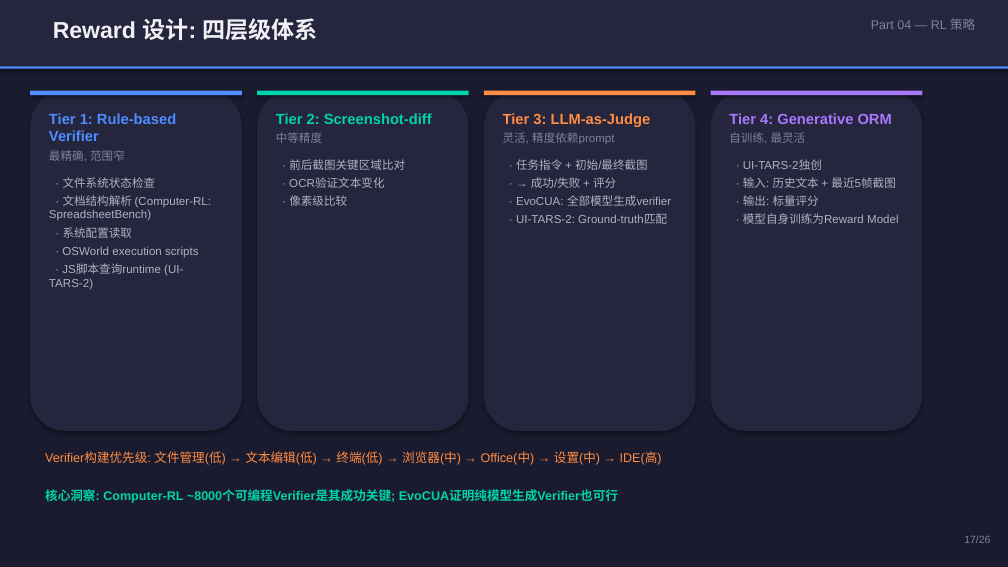
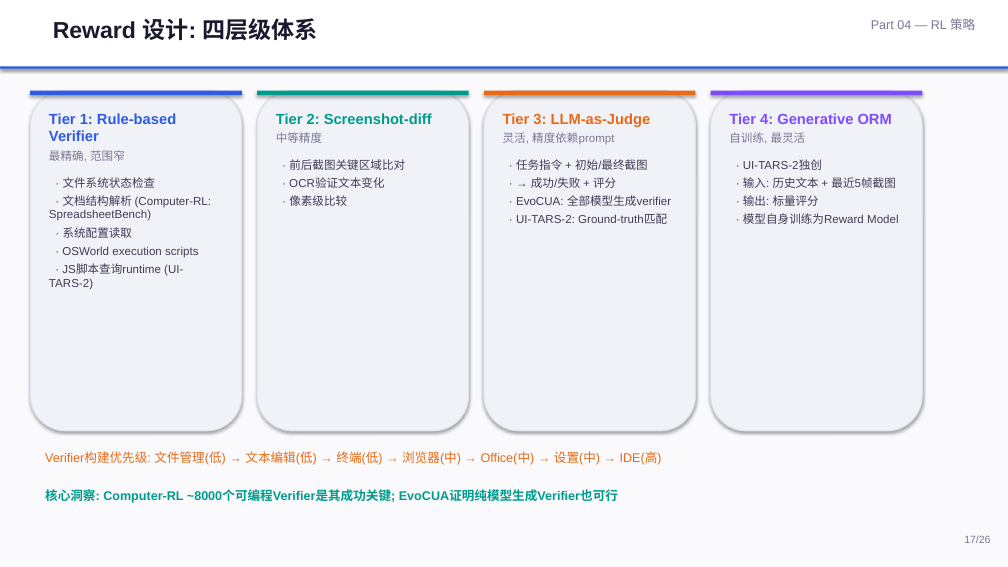
Before and after one commit to Pengxiang-Li/Cursor, a slide deck: slide 17 of CUA_Research_Report.pptx. Drawn at 1008x567 pixels with LibreOffice and Linux fonts; fonts in the diff are those of the drawing. Boxes give left, top, right and bottom in pixels: in the first picture for what was removed or moved away, otherwise in the second. Text is boxed around its words. In the diff, an @@ line names an element or a change of style, - is before the commit and + after.

```diff
--- a/CUA_Research_Report.pptx
+++ b/CUA_Research_Report.pptx
@@ background #1B1B2F to #FAFAFC @@
@@ rectangle at bbox=[0, 0, 1008, 68]: fill #25253D to #FFFFFF @@
@@ text "Reward 设计: 四层级体系" at bbox=[53, 18, 318, 40]: text colour #F0F0F5 to #1A1A2E @@
@@ text "Part 04 — RL 策略" at bbox=[871, 18, 975, 30]: text colour #80809A to #787896 @@
@@ rectangle at bbox=[0, 67, 1008, 69]: fill #4E8CFF to #2D5BE3 @@
@@ rectangle at bbox=[30, 91, 242, 95]: fill #4E8CFF to #2D5BE3 @@
@@ text "Tier 1: Rule-based Verifier" at bbox=[49, 113, 211, 289]: text colour #4E8CFF to #2D5BE3 in "Tier 1: Rule-based Verifier"; text colour #80809A to #787896 in "最精确, 范围窄"; text colour #B0B0C5 to #3D3D56 in "· 文件系统状态检查", "· 文档结构解析 (Computer-RL: SpreadsheetBench)", "· 系统配置读取", "· OSWorld execution scripts" and 1 more places @@
@@ rectangle at bbox=[257, 91, 469, 95]: fill #00D4AA to #009B8D @@
@@ text "Tier 2: Screenshot-diff" at bbox=[276, 113, 432, 206]: text colour #00D4AA to #009B8D in "Tier 2: Screenshot-diff"; text colour #80809A to #787896 in "中等精度"; text colour #B0B0C5 to #3D3D56 in "· 前后截图关键区域比对", "· OCR验证文本变化", "· 像素级比较" @@
@@ rectangle at bbox=[484, 91, 696, 95]: fill #FF8C42 to #E86A17 @@
@@ text "Tier 3: LLM-as-Judge" at bbox=[503, 113, 671, 224]: text colour #FF8C42 to #E86A17 in "Tier 3: LLM-as-Judge"; text colour #80809A to #787896 in "灵活, 精度依赖prompt"; text colour #B0B0C5 to #3D3D56 in "· 任务指令 + 初始/最终截图", "· → 成功/失败 + 评分", "· EvoCUA: 全部模型生成verifier", "· UI-TARS-2: Ground-truth匹配" @@
@@ fill #25253D to #F0F2F7; outline none to #DEE1EB 1 pt in 4 elements at bbox=[30, 91, 242, 431], bbox=[257, 91, 469, 431], bbox=[484, 91, 696, 431], bbox=[711, 91, 923, 431] @@
@@ rectangle at bbox=[711, 91, 923, 95]: fill #A878FF to #7C4DFF @@
@@ text "Tier 4: Generative ORM" at bbox=[729, 113, 899, 224]: text colour #A878FF to #7C4DFF in "Tier 4: Generative ORM"; text colour #80809A to #787896 in "自训练, 最灵活"; text colour #B0B0C5 to #3D3D56 in "· UI-TARS-2独创", "· 输入: 历史文本 + 最近5帧截图", "· 输出: 标量评分", "· 模型自身训练为Reward Model" @@
@@ text "Verifier构建优先级: 文件管理(低) → 文本编辑(低) → ..." at bbox=[45, 451, 662, 465]: text colour #FF8C42 to #E86A17 @@
@@ text "核心洞察: Computer-RL ~8000个可编程Verifier是其成功关键; EvoCUA证明纯模型生成Veri ..." at bbox=[45, 489, 618, 503]: text colour #00D4AA to #009B8D @@
@@ text "17/26" at bbox=[964, 535, 990, 543]: text colour #80809A to #787896 @@
```
Also in this commit, not shown: 25 other slides changed, 1 other file.
